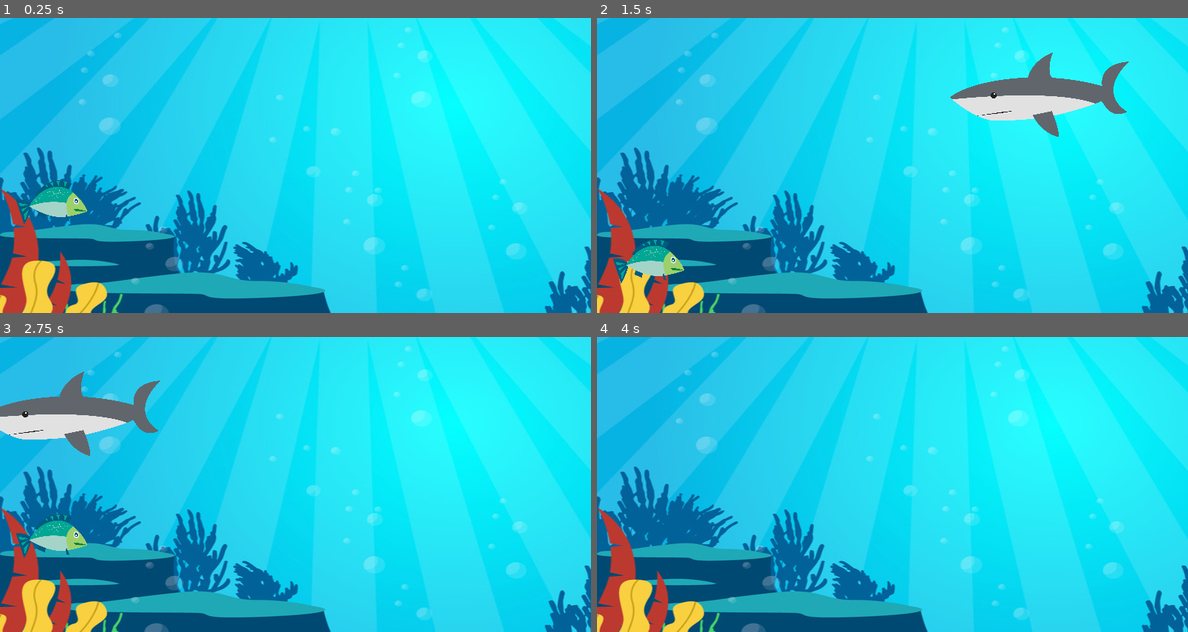
Above: before the commit, frames 1-4 (two rows, left to right).
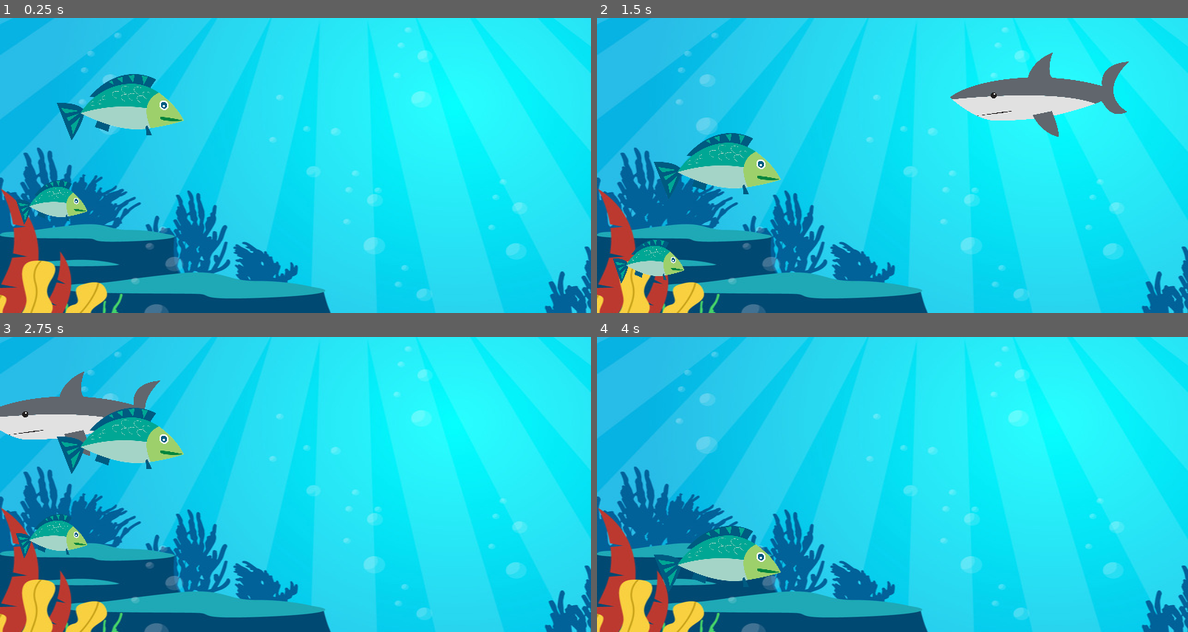
Above: after the commit, the same moments.

Repository: MohamedIK/Survive-The-Sharks
Game: Godot game, scene res://Scenes/Main.tscn
Two runs of this game, one before a commit and one after it. Both use one fixed random seed, a clock stepped at 60 frames per second and the inputs below. This scene is started directly instead of the project's main scene.
Inputs:
- Up to frame 1 (0.25 s): no input
- Up to frame 2 (1.5 s): tap Enter at 0.5 s; hold Up (move_up) 0.53-1.28 s; hold Down (move_down) from 1.28 s (still down)
- Up to frame 3 (2.75 s): release Down (move_down) at 2.03 s; hold Up (move_up) from 2.03 s (still down)
- Up to frame 4 (4 s): release Up (move_up) at 3.53 s; hold Down (move_down) from 3.53 s (still down)

The runs differ from the first frame. In frame 1, 2.5% of the frame differs, in the area x 9-32%, y 19-42%; in frame 2, 2.5%; in frame 3, 2.5%, in the area x 9-32%, y 24-47%; in frame 4, 2.2%.

Commit message:
New code changes

Diff:
--- a/Scenes/Main.tscn
+++ b/Scenes/Main.tscn
@@ -1,7 +1,9 @@
-[gd_scene load_steps=4 format=3 uid="uid://ckiufsvdwe27h"]
+[gd_scene load_steps=6 format=3 uid="uid://ckiufsvdwe27h"]
 
 [ext_resource type="PackedScene" uid="uid://774pncqw7vdf" path="res://Scenes/Game.tscn" id="1_26t5y"]
 [ext_resource type="Script" path="res://Scripts/Main.gd" id="1_fsfwq"]
+[ext_resource type="PackedScene" uid="uid://byx47bohmepk4" path="res://Scenes/Shark.tscn" id="2_47jkc"]
+[ext_resource type="PackedScene" uid="uid://4067d1i8j35n" path="res://Scenes/Fish.tscn" id="4_p4xpk"]
 
 [sub_resource type="Curve2D" id="Curve2D_cvyoc"]
 _data = {
@@ -11,19 +13,22 @@
 
 [node name="Main" type="Node"]
 script = ExtResource("1_fsfwq")
+mob_scene = ExtResource("2_47jkc")
 
 [node name="Game" parent="." instance=ExtResource("1_26t5y")]
 
-[node name="Shark Timer" type="Timer" parent="Game"]
+[node name="Fish" parent="." instance=ExtResource("4_p4xpk")]
+
+[node name="Shark Timer" type="Timer" parent="."]
 wait_time = 0.5
 
-[node name="Score Timer" type="Timer" parent="Game"]
+[node name="Score Timer" type="Timer" parent="."]
 
-[node name="Start Timer" type="Timer" parent="Game"]
+[node name="Start Timer" type="Timer" parent="."]
 wait_time = 2.0
 one_shot = true
 
-[node name="Start Position" type="Marker2D" parent="Game"]
+[node name="Start Position" type="Marker2D" parent="."]
 position = Vector2(240, 450)
 
 [node name="Shark Path" type="Path2D" parent="."]
@@ -32,3 +37,6 @@
 [node name="Spawn Location" type="PathFollow2D" parent="Shark Path"]
 position = Vector2(1001, 101)
 rotation = -3.08979
+
+[connection signal="hit" from="Fish" to="." method="new_game"]
+[connection signal="hit" from="Fish" to="." method="game_over"]
--- a/Scripts/Main.gd
+++ b/Scripts/Main.gd
@@ -2,3 +2,13 @@
 
 @export var mob_scene: PackedScene
 var score
+
+
+func game_over():
+	$"Score Timer".stop()
+
+
+func new_game():
+	score = 0
+	$Fish.start($"Start Position".position)
+	$"Start Timer".start()
